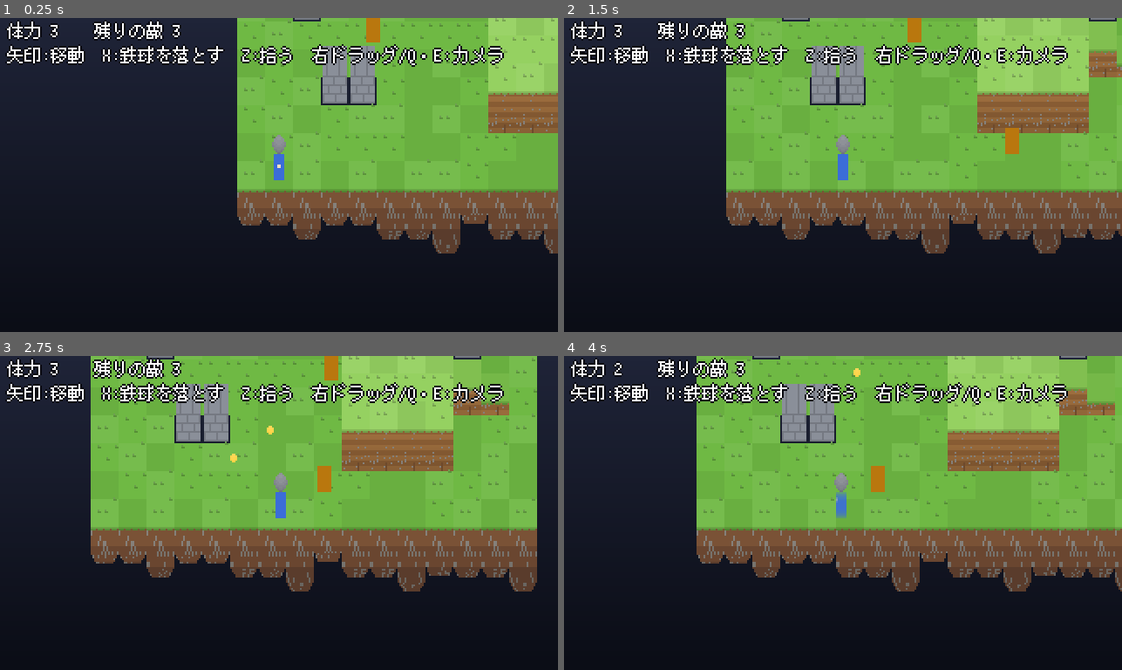
Above: before the commit, frames 1-4 (two rows, left to right).
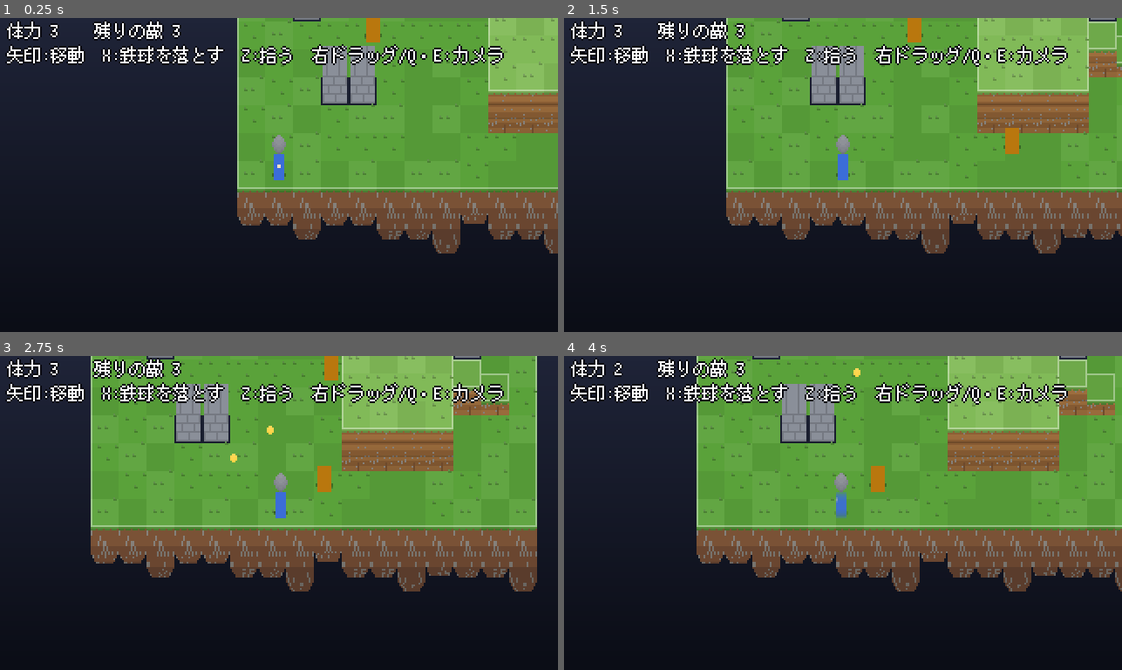
Above: after the commit, the same moments.

Repository: MiyazakiTakumi-724/dot-3d-game
Game: Godot game, scene res://scenes/stage_01.tscn
Same seed, same stepped clock (60 frames per second), same inputs: the game is played once before the commit and once after it. This scene is started directly instead of the project's main scene.
Inputs (mouse positions are in pixels of both pictures, inside the frame that each line leads up to):
- Up to frame 1 (0.25 s): no input
- Up to frame 2 (1.5 s): tap Enter at 0.5 s; move the mouse to (965, 159) at 0.52 s; hold Right 0.53-1.25 s; hold Shift 0.53-1.25 s; click (965, 159) at 0.67 s; drag from (731, 190) to (815, 237) at 1.27 s
- Up to frame 3 (2.75 s): move the mouse to (334, 443) at 2.02 s; hold Right from 2.03 s (still down); tap Ctrl at 2.1 s
- Up to frame 4 (4 s): release Right at 2.75 s; drag from (815, 575) to (675, 465) at 2.77 s; move the mouse to (1010, 560) at 3.52 s; hold Left from 3.53 s (still down); tap 2 at 3.6 s

The runs differ from the first frame. In frame 1, 0.8% of the frame differs, in the area x 42-100%, y 0-55%; in frame 2, 1.1%; in frame 3, 1.4%, in the area x 16-97%, y 0-55%; in frame 4, 1.2%.

Commit message:
feat: 段のふちの明るい線・側面の帯・高さで変わる色・足元の影で、高さを読みやすくする
Co-Authored-By: Claude Opus 5.5 <noreply@anthropic.com>
Claude-Session: https://claude.ai/code/session_01V8ZRqMy3Fk13HeuYJHLPNU

Diff:
--- a/scripts/game/ball.gd
+++ b/scripts/game/ball.gd
@@ -18,6 +18,7 @@
 	camera = cam
 	draw_bias = 3
 	sort_by_cell = true
+	always_redraw = true  # 落ちていく間、影の位置が毎フレーム変わる
 	set_model(VoxelModel.sphere(4, Color("6b6f78")))
 
 func _process(delta: float) -> void:
@@ -26,6 +27,11 @@
 		set_model(VoxelModel.sphere(4, Color("7a2230") if _shown_strong else Color("6b6f78")))
 	rules_ball.update(delta, player.mover, map, rules)
 
+	# 落ちていく間と地面にある間は、落ちる場所が分かるように影を出す
+	var shadow := 0.0 if rules_ball.state == IronBall.State.HELD else 3.0
+	if shadow != shadow_radius:
+		shadow_radius = shadow
+		queue_redraw()
 	if rules_ball.state == IronBall.State.HELD:
 		world_pos = player.mover.pos
 		base_height = player.mover.height
--- a/scripts/game/enemy.gd
+++ b/scripts/game/enemy.gd
@@ -27,6 +27,7 @@
 	draw_bias = 1
 	sort_by_cell = true
 	always_redraw = true  # 向きが変わる
+	shadow_radius = 5.0
 	_cooldown = first_shot_delay
 	var m := VoxelModel.box(Vector3i(8, 8, 8), _body_color(kind))
 	for x in 2:  # 目
@@ -70,6 +71,7 @@
 	if camera == null:
 		return
 	var face_angle := walker.dir.angle() - PI / 2
+	_draw_shadow()
 	for i in _layers.size():
 		var t := _layers[i]
 		draw_set_transform(Vector2(0, -i), face_angle - camera.angle, Vector2.ONE)
--- a/scripts/game/player.gd
+++ b/scripts/game/player.gd
@@ -28,6 +28,7 @@
 	draw_bias = 2
 	sort_by_cell = true
 	always_redraw = true  # 向きが変わる
+	shadow_radius = 4.0
 	var m := VoxelModel.box(Vector3i(6, 6, 10), Color("3b6dd8"))
 	for y in 2:  # 顔の向きが分かるように前側に目印
 		for x in 2:
@@ -105,6 +106,7 @@
 	_drawn_angle = camera.angle
 	# 向いている方向の目印が回るよう、モデルの「前」(+y) を facing に合わせる
 	var face_angle := mover.facing.angle() - PI / 2
+	_draw_shadow()
 	for i in _layers.size():
 		var t := _layers[i]
 		draw_set_transform(Vector2(0, -i), face_angle - camera.angle, Vector2.ONE)
--- a/scripts/game/terrain.gd
+++ b/scripts/game/terrain.gd
@@ -150,7 +150,7 @@
 				var across_ns := map.is_water(cell + Vector2i.UP) or map.is_water(cell + Vector2i.DOWN)
 				key = "bridge/%d/%d/%d" % [h, h - bottom, int(across_ns)]
 			else:
-				key = "ground/%d/%d/%d/%d/%d" % [h, h - bottom, v, int(kind == "flower"), bottom]
+				key = "ground/%d/%d/%d/%d/%d/%d" % [h, h - bottom, v, int(kind == "flower"), bottom, lower_sides(map, cell)]
 			_place(parent, camera, cell, bottom, 0, _cached(key))
 			if kind in ["rock", "tree", "pine", "bush"]:
 				_place(parent, camera, cell, h, 1, _cached("%s/%d" % [kind, v]))
@@ -219,7 +219,7 @@
 		"bridge":
 			return bridge_model(int(p[1]), int(p[2]), p[3] == "1")
 		"ground":
-			return ground_model(int(p[1]), int(p[2]), int(p[3]), p[4] == "1", int(p[5]))
+			return ground_model(int(p[1]), int(p[2]), int(p[3]), p[4] == "1", int(p[5]), int(p[6]))
 		"rock":
 			return rock_model(int(p[1]))
 		"tree":
@@ -235,13 +235,44 @@
 static func _hash3(x: int, y: int, z: int, n: int) -> int:
 	return absi((x * 92837111) ^ (y * 689287499) ^ (z * 283923481)) % n
 
+## 上の面の色。高い所ほど少し明るくする（0〜8段）。
+static func top_color(h: int) -> Color:
+	return Color("5aa23a").lerp(Color("c4e48a"), clampf(h / 8.0, 0.0, 1.0))
+
+## 隣が低い辺のビット（1＝北、2＝東、4＝南、8＝西）。マップの外・島の外・奈落も低いとみなす。
+static func lower_sides(map: HeightMap, cell: Vector2i) -> int:
+	var h := map.get_height(cell)
+	var bits := 0
+	var dirs := [Vector2i.UP, Vector2i.RIGHT, Vector2i.DOWN, Vector2i.LEFT]
+	for i in 4:
+		var n: Vector2i = cell + dirs[i]
+		if not map.in_bounds(n) or map.is_void(n) or map.is_pit(n) or map.get_height(n) < h:
+			bits |= 1 << i
+	return bits
+
+## 出口の地面に置く、平たい矢印（北向き）。
+static func arrow_model() -> VoxelModel:
+	var m := VoxelModel.new()
+	m.size = Vector3i(12, 12, 1)
+	var c := Color("ffe27a")
+	for y in 6:  # 矢じり
+		for x in range(maxi(0, 5 - y), mini(12, 7 + y)):
+			m.set_voxel(Vector3i(x, y, 0), c)
+	for y in range(6, 12):  # 軸
+		for x in range(4, 8):
+			m.set_voxel(Vector3i(x, y, 0), c)
+	return m
+
 ## 地面の柱。depth は柱の高さ（段）、bottom は柱の下の端の段（土の縞を隣とそろえるのに使う）。
 ## 上の面は草（マスごとに色を少しずらし、草むらか花を足す）。側面は上から草のふち→土の縞→
 ## 0より下は暗い土と岩。島のふちの柱は、下の端が少しすぼまってでこぼこになる。
-static func ground_model(h: int, depth: int, v: int = 0, flowers: bool = false, bottom: int = 0) -> VoxelModel:
+## lower_sides：隣が低い辺（1＝北、2＝東、4＝南、8＝西）。その辺の上の面のふちに明るい線を引く。
+## 側面は1段ごとに暗い帯を入れて、何段ぶんの崖かを数えられるようにする。
+static func ground_model(h: int, depth: int, v: int = 0, flowers: bool = false, bottom: int = 0, lower_sides: int = 0) -> VoxelModel:
 	var layers := depth * StackSprite.LEVEL_PX + 1
-	var grass: Color = GRASS_COLORS[clampi(h, 0, GRASS_COLORS.size() - 1)]
+	var grass: Color = top_color(h)
 	grass = [grass, grass.lightened(0.05), grass.darkened(0.05)][v] as Color
+	var rim := grass.lightened(0.38)
 	var m := VoxelModel.new()
 	m.size = Vector3i(16, 16, layers + 2)
 	var base_px := bottom * StackSprite.LEVEL_PX
@@ -257,6 +288,9 @@
 				var c: Color
 				if from_top == 0:
 					c = grass
+					if (lower_sides & 1 and yy == inset) or (lower_sides & 2 and xx == 15 - inset) \
+							or (lower_sides & 4 and yy == 15 - inset) or (lower_sides & 8 and xx == inset):
+						c = rim
 				elif from_top <= 2 and (from_top == 1 or (xx * 3 + yy * 5) % 4 != 0):
 					c = grass.darkened(0.12 * from_top)  # 崖のふちに草が少し垂れる
 				elif abs_px >= 0:
@@ -271,6 +305,8 @@
 					c = DEEP_COLORS[deep]
 					if _hash3(xx, yy, abs_px / 3, 7) == 0:
 						c = STONE_COLOR.darkened(0.1 * deep)
+				if from_top > 2 and abs_px > 0 and abs_px % StackSprite.LEVEL_PX == 0:
+					c = c.darkened(0.18)  # 1段ごとの帯
 				m.set_voxel(Vector3i(xx, yy, z), c)
 	var top := layers
 	if flowers:
--- a/scripts/render/stack_sprite.gd
+++ b/scripts/render/stack_sprite.gd
@@ -19,6 +19,8 @@
 ## false のものは、カメラの角度が変わったときだけ描き直す（地形など。動かすだけなら描き直さなくてよい）。
 var always_redraw := false
 var _drawn_angle := NAN
+## 0より大きければ、足元（lift_px の分だけ下の地面）に、この半径の影を描く
+var shadow_radius := 0.0
 
 ## 画面（320×180）から、これだけ外にはみ出したものは描かない。広いエリアで描画を軽くするため。
 ## 輪切りを回すと、マスより少し大きく見えるので、その分の余裕。
@@ -51,6 +53,14 @@
 	return position.x > -m and position.x < 320.0 + m \
 		and position.y + m > 0.0 and position.y - _layers.size() - m < 180.0
 
+## 足元の影。横長の楕円（ドット絵らしく、少ない色の半透明の黒）。
+func _draw_shadow() -> void:
+	if shadow_radius <= 0.0:
+		return
+	draw_set_transform(Vector2(0, lift_px), 0.0, Vector2(1.0, 0.6))
+	draw_circle(Vector2.ZERO, shadow_radius, Color(0, 0, 0, 0.32), true, -1.0, false)
+	draw_set_transform(Vector2.ZERO, 0.0, Vector2.ONE)
+
 func needs_redraw() -> bool:
 	return always_redraw or camera == null or camera.angle != _drawn_angle
 
@@ -58,6 +68,7 @@
 	if camera == null:
 		return
 	_drawn_angle = camera.angle
+	_draw_shadow()
 	for i in _layers.size():
 		var t := _layers[i]
 		draw_set_transform(Vector2(0, -i), -camera.angle, Vector2.ONE)
--- a/scripts/render/voxel_model.gd
+++ b/scripts/render/voxel_model.gd
@@ -14,6 +14,10 @@
 	if p.x >= 0 and p.y >= 0 and p.z >= 0 and p.x < size.x and p.y < size.y and p.z < size.z:
 		_voxels[p] = c
 		_textures = []  # 使い回している側の配列は空にしない（新しい配列にする）
+
+## そのボクセルの色。何もなければ透明。
+func get_voxel(p: Vector3i) -> Color:
+	return _voxels.get(p, Color(0, 0, 0, 0))
 
 ## 輪切りの画像をテクスチャにしたもの。同じモデルを使うスプライト同士で共有する（作り直しは形が変わったときだけ）。
 func textures() -> Array[ImageTexture]:
--- a/tests/test_terrain.gd
+++ b/tests/test_terrain.gd
@@ -94,3 +94,34 @@
 	var m := _flat(1)
 	m.set_pit(Vector2i(2, 3), true)
 	assert_lt(Terrain.column_bottom(m, Vector2i(2, 2)), 0)
+
+func test_lower_sides_bits():
+	var m := HeightMap.new(Vector2i(3, 3))
+	m.set_height(Vector2i(1, 1), 2)
+	m.set_height(Vector2i(1, 0), 2)
+	assert_eq(Terrain.lower_sides(m, Vector2i(1, 1)), 2 | 4 | 8)
+
+func test_lower_sides_counts_map_edge():
+	var m := HeightMap.new(Vector2i(3, 3))
+	assert_eq(Terrain.lower_sides(m, Vector2i(0, 1)), 8)
+
+func test_top_color_brighter_when_higher():
+	assert_gt(Terrain.top_color(5).v, Terrain.top_color(1).v)
+	assert_gt(Terrain.top_color(8).v, Terrain.top_color(7).v)
+
+func test_edge_highlight_on_lower_side():
+	var plain := Terrain.ground_model(2, 3, 0, false, -1, 0)
+	var lit := Terrain.ground_model(2, 3, 0, false, -1, 2)
+	var top := (2 - -1) * StackSprite.LEVEL_PX  # 上の面の輪切り
+	assert_gt(lit.get_voxel(Vector3i(15, 8, top)).v, plain.get_voxel(Vector3i(15, 8, top)).v)
+	assert_eq(lit.get_voxel(Vector3i(0, 8, top)), plain.get_voxel(Vector3i(0, 8, top)))
+
+func test_side_has_level_bands():
+	# 1段ごとに暗い帯が入る：高さの境目の輪切りは、その1つ上より暗い
+	var m := Terrain.ground_model(4, 4, 2, false, 0, 0)
+	assert_lt(m.get_voxel(Vector3i(0, 0, 8)).v, m.get_voxel(Vector3i(0, 0, 9)).v)
+
+func test_arrow_model_points_north():
+	var a := Terrain.arrow_model()
+	assert_ne(a.get_voxel(Vector3i(a.size.x / 2, 0, 0)).a, 0.0)
+	assert_eq(a.get_voxel(Vector3i(0, 0, 0)).a, 0.0)
